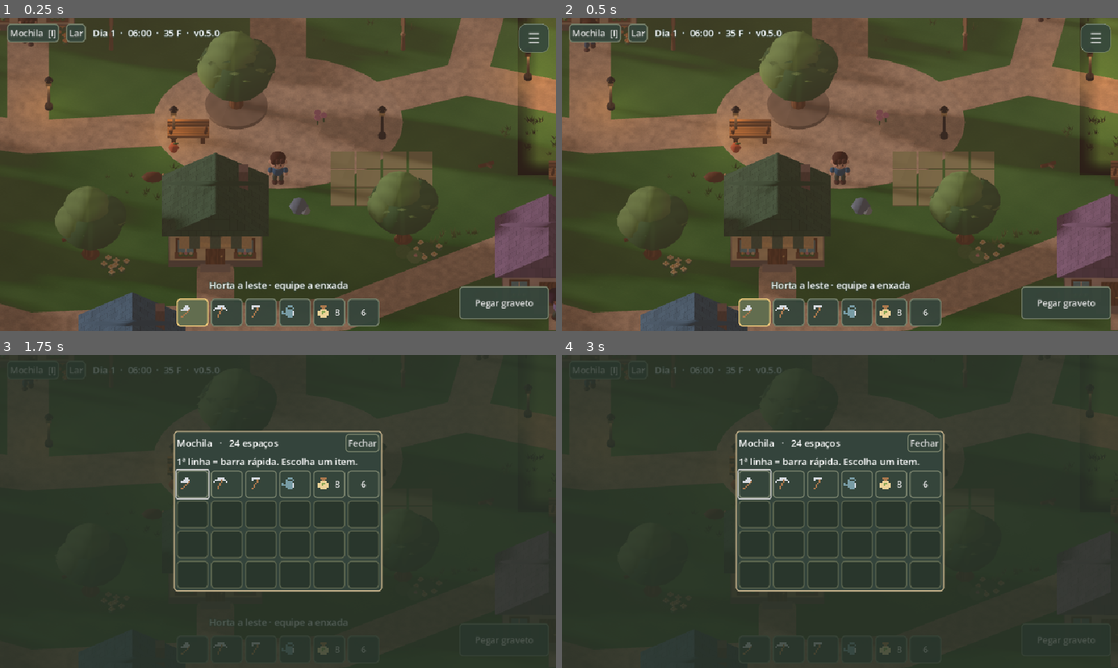
Above: before the commit, frames 1-4 (two rows, left to right).
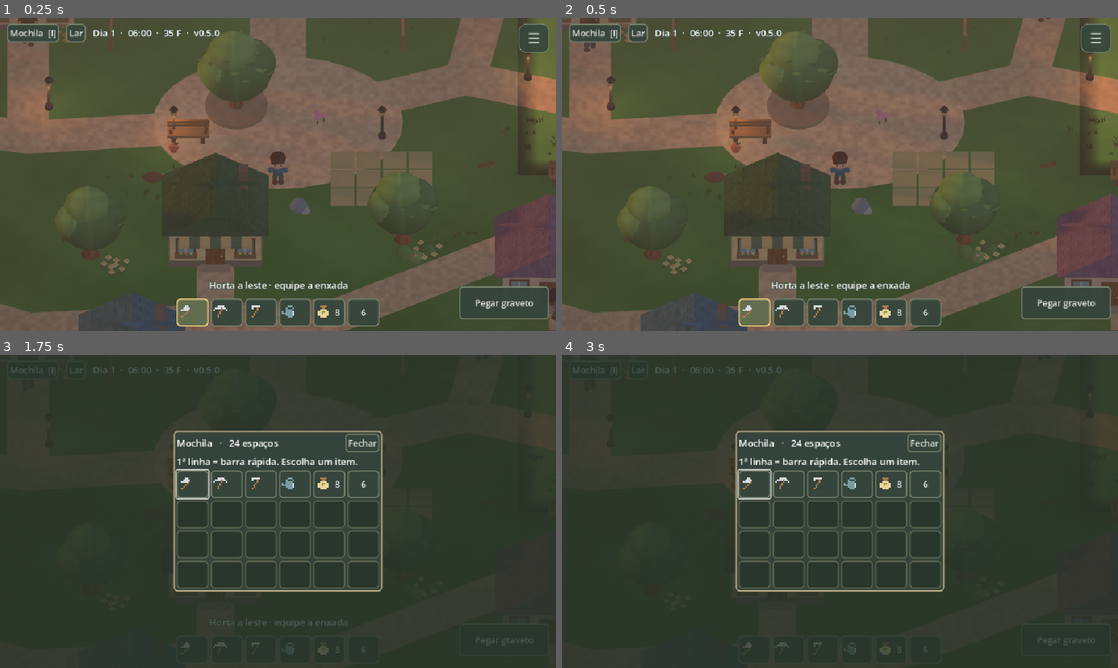
Above: after the commit, the same moments.

Repository: arthurkarger/Evergrove-project
Game: Godot game, scene res://main.tscn
Two runs of this game, one before a commit and one after it. Both use one fixed random seed, a clock stepped at 60 frames per second and the inputs below.
Inputs (mouse positions are in pixels of both pictures, inside the frame that each line leads up to):
- Up to frame 1 (0.25 s): no input
- Up to frame 2 (0.5 s): no input
- Up to frame 3 (1.75 s): click "Mochila [I]" at 0.5 s; click "Lar" at 1.25 s
- Up to frame 4 (3 s): click (756, 649) at 2.02 s; click (789, 649) at 2.77 s

The runs differ from the first frame. In frame 1, 6.4% of the frame differs, in the area x 0-100%, y 0-100%; in frame 2, 5.7%; in frame 3, less than 0.1%; in frame 4, less than 0.1%.

Commit message:
Improve atmospheric day-night sky, warm sun, cool bounce and moon fill lighting

Diff:
--- a/main.gd
+++ b/main.gd
@@ -17,6 +17,10 @@
 var hud := preload("res://roots_ui.gd").new()
 var pad := preload("res://pad.gd").new()
 var sun := DirectionalLight3D.new()
+var sky_fill := DirectionalLight3D.new()
+var sky_dome := Sky.new()
+var sky_paint := ProceduralSkyMaterial.new()
+var sky_period := -1
 var sky := Environment.new()
 var autosave := 0.0
 var ui_elapsed := 0.0
@@ -45,6 +49,11 @@
 	e.ambient_light_color = Color("e5dfd0")
 	e.ambient_light_energy = 0.48
 	e.glow_enabled = false
+	sky_dome.sky_material = sky_paint
+	sky_dome.radiance_size = Sky.RADIANCE_SIZE_128
+	sky_paint.sun_angle_max = 6.0
+	sky_paint.sun_curve = 0.25
+	e.sky = sky_dome
 	env.environment = e
 	add_child(env)
 	sun.rotation_degrees = Vector3(-55,-35,0)
@@ -54,6 +63,10 @@
 	sun.directional_shadow_max_distance = 32.0
 	sun.directional_shadow_mode = DirectionalLight3D.SHADOW_PARALLEL_2_SPLITS
 	add_child(sun)
+	sky_fill.shadow_enabled = false
+	sky_fill.light_specular = 0.0
+	sky_fill.sky_mode = DirectionalLight3D.SKY_MODE_LIGHT_ONLY
+	add_child(sky_fill)
 	add_child(village)
 	add_child(life)
 	player = CharacterBody3D.new()
@@ -282,27 +295,45 @@
 	update_solar_lighting(phase)
 
 func update_solar_lighting(phase: float) -> void:
-	# Sunrise at 06:00, noon at 12:00, sunset at 18:00.
+	# Sun crosses the sky, with lower intensity and long shadows near the horizon.
 	var elevation := sin(phase*TAU)
-	var daylight := smoothstep(-0.10,0.28,elevation)
-	var twilight := (1.0-smoothstep(0.06,0.60,absf(elevation)))*smoothstep(-0.22,0.02,elevation)
-	var sunset := Color("ffc18a").lerp(Color("ffac82"),clampf(phase*2.0,0.0,1.0))
-	sun.rotation_degrees = Vector3(-lerpf(12.0,68.0,maxf(elevation,0.0)),lerpf(-105.0,105.0,clampf(phase*2.0,0.0,1.0)),0)
-	sun.light_color = Color("a7b9ed").lerp(Color("fff1da").lerp(sunset,twilight),daylight)
-	sun.light_energy = lerpf(0.08,0.68,daylight)
-	sky.ambient_light_energy = lerpf(0.29,0.48,daylight)
-	sky.ambient_light_color = Color("9aabd8").lerp(Color("c7d9db"),daylight).lerp(Color("e5ac91"),twilight*0.64)
-	sky.background_color = Color("293e63").lerp(Color("b8d6dc"),daylight).lerp(Color("eab08e"),twilight)
+	var daylight := smoothstep(-0.13,0.24,elevation)
+	var twilight := (1.0-smoothstep(0.02,0.58,absf(elevation)))*smoothstep(-0.25,0.015,elevation)
+	var dusk := phase>0.25 and phase<0.70
+	var horizon := Color("f6bca1") if not dusk else Color("ef977a")
+	var direct := Color("fff0da").lerp(Color("ffb16f"),twilight*0.92)
+	var strength := lerpf(0.0,0.87,smoothstep(-0.06,0.48,elevation))
+	sun.rotation_degrees = Vector3(-lerpf(8.0,72.0,maxf(elevation,0.0)),lerpf(-105.0,105.0,clampf(phase*2.0,0.0,1.0)),0)
+	sun.light_color = direct
+	sun.light_energy = strength
+	sun.light_specular = 0.45 if quality_level>=2 else 0.10
+	sky.ambient_light_energy = lerpf(0.32,0.46,daylight)
+	sky.ambient_light_color = Color("869bc8").lerp(Color("c6def1"),daylight).lerp(Color("e2b49a"),twilight*0.48)
+	sky.background_color = Color("23354f").lerp(Color("a6cbdc"),daylight).lerp(horizon,twilight)
+	sky_fill.visible = quality_level>=2
+	sky_fill.rotation_degrees = Vector3(-48,sun.rotation_degrees.y+155,0)
+	sky_fill.light_color = Color("93b1eb").lerp(Color("bcd9ed"),daylight)
+	sky_fill.light_energy = lerpf(0.19,0.11,daylight)
+	sky.background_mode = Environment.BG_SKY if quality_level>=2 and life.room<0 else Environment.BG_COLOR
+	var period := floori(phase*48.0)
+	if period!=sky_period:
+		sky_period=period
+		sky_paint.sky_top_color = Color("172741").lerp(Color("6598cd"),daylight).lerp(Color("927caa"),twilight*0.75)
+		sky_paint.sky_horizon_color = sky.background_color
+		sky_paint.ground_horizon_color = sky.background_color
+		sky_paint.ground_bottom_color = Color("41534d").lerp(Color("829484"),daylight)
 	village.update_lamps(daylight)
+	village.update_water_light(sky.background_color,daylight,phase)
 	if grade_material != null:
 		grade_material.set_shader_parameter("dusk",twilight if life.room<0 else 0.0)
 	sky.fog_enabled = quality_level>=2 and life.room<0
 	sky.fog_light_color = sky.background_color
-	sky.fog_density = 0.0035 if quality_level==3 else 0.0018
+	sky.fog_density = 0.006 if quality_level==3 else 0.0025
 	if life.room>=0:
 		sun.rotation_degrees = Vector3(-55,-35,0)
 		sun.light_color = Color("ffe9cb")
 		sun.light_energy = 0.36
+		sky_fill.visible = false
 		sky.ambient_light_energy = 0.62
 		sky.ambient_light_color = Color("e9ddca")
 
@@ -375,7 +406,7 @@
 	if grade_overlay != null:
 		grade_overlay.visible = quality_level>0
 		grade_material.set_shader_parameter("quality",quality_level)
-		grade_material.set_shader_parameter("highlight_strength",0.16)
+		grade_material.set_shader_parameter("highlight_strength",0.20 if quality_level==3 else 0.16)
 	update_solar_lighting(life.clock/life.DAY_SECONDS)
 
 func save_game() -> void:
